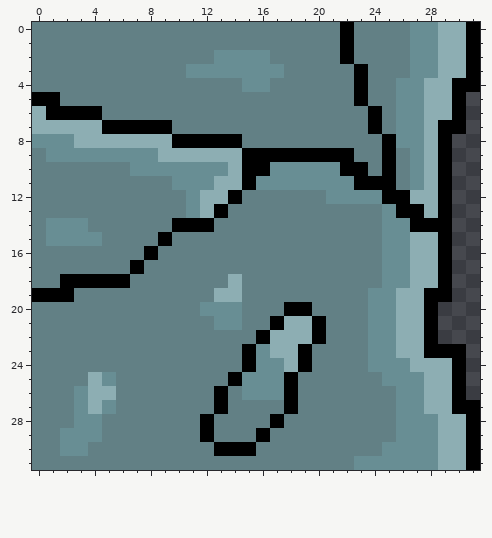
Pixel-art sprite, stored at sprites/Tileset/Tileset6.1.png. Above, as it was before the edit.
The file is 32x32 pixels.
And afterwards:
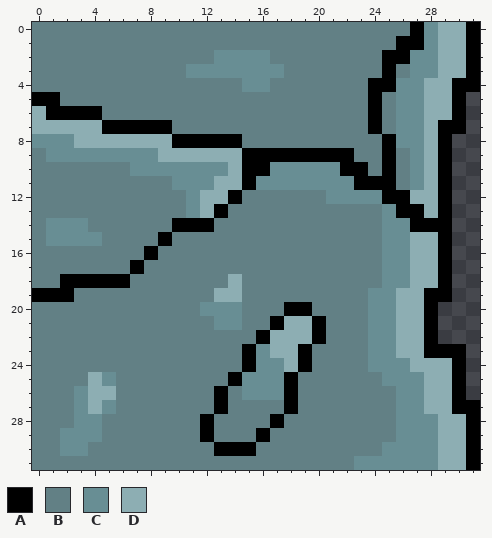
Palette (. is transparent): A #000000  B #628085  C #688e94  D #8daeb3
Changes in this commit:
The author changed colour B to colour A in row 1 at x 26; in row 2 at x 25 to 26; in row 3 at x 25; in row 4 at x 24 to 25; in row 5 at x 24.
The author changed colour C to colour A in rows 0 to 1 at x 27.
The author changed colour A to colour B in rows 0 to 2 at x 22; in rows 3 to 5 at x 23.
